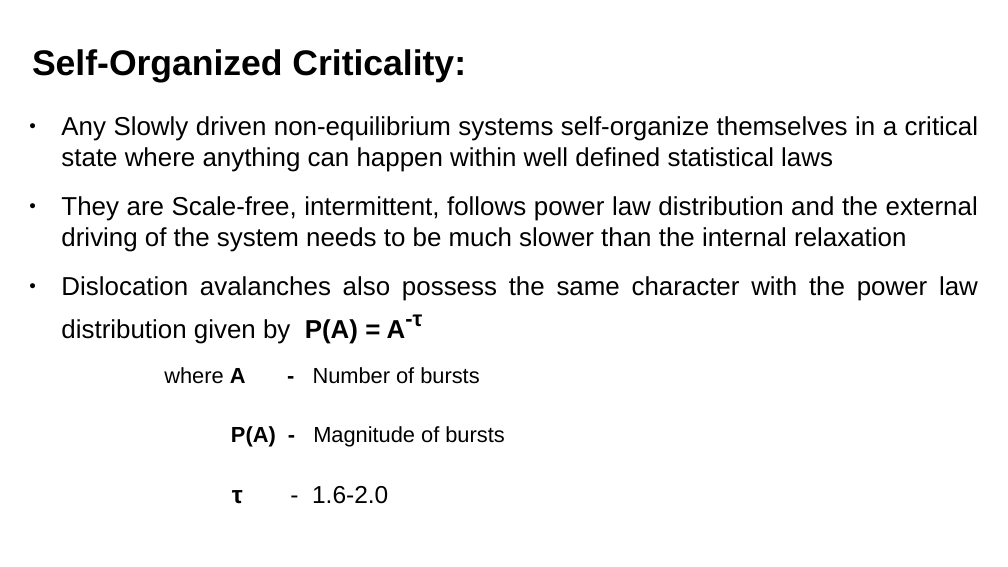
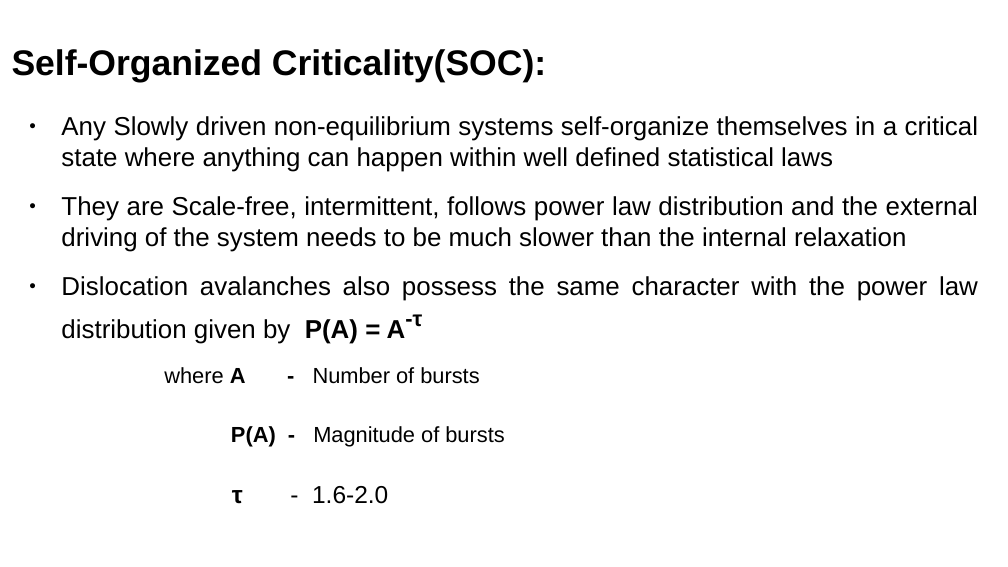
Before and after one commit to ARUN-PRAKASH-95/Journal-club, a slide deck: slide 3 of Presentation/Journalclub.odp. Drawn at 1008x567 pixels with LibreOffice and Linux fonts; fonts in the diff are those of the drawing. Boxes give left, top, right and bottom in pixels: in the first picture for what was removed or moved away, otherwise in the second. Text is boxed around its words. In the diff, an @@ line names an element or a change of style, - is before the commit and + after.

```diff
--- a/Presentation/Journalclub.odp
+++ b/Presentation/Journalclub.odp
@@ title at [12, 49, 546, 82]: text changed @@
-Self-Organized Criticality:
+Self-Organized Criticality(SOC):
```
Also in this commit, not shown: 1 other slide changed, 7 slides added, 3 other files.
